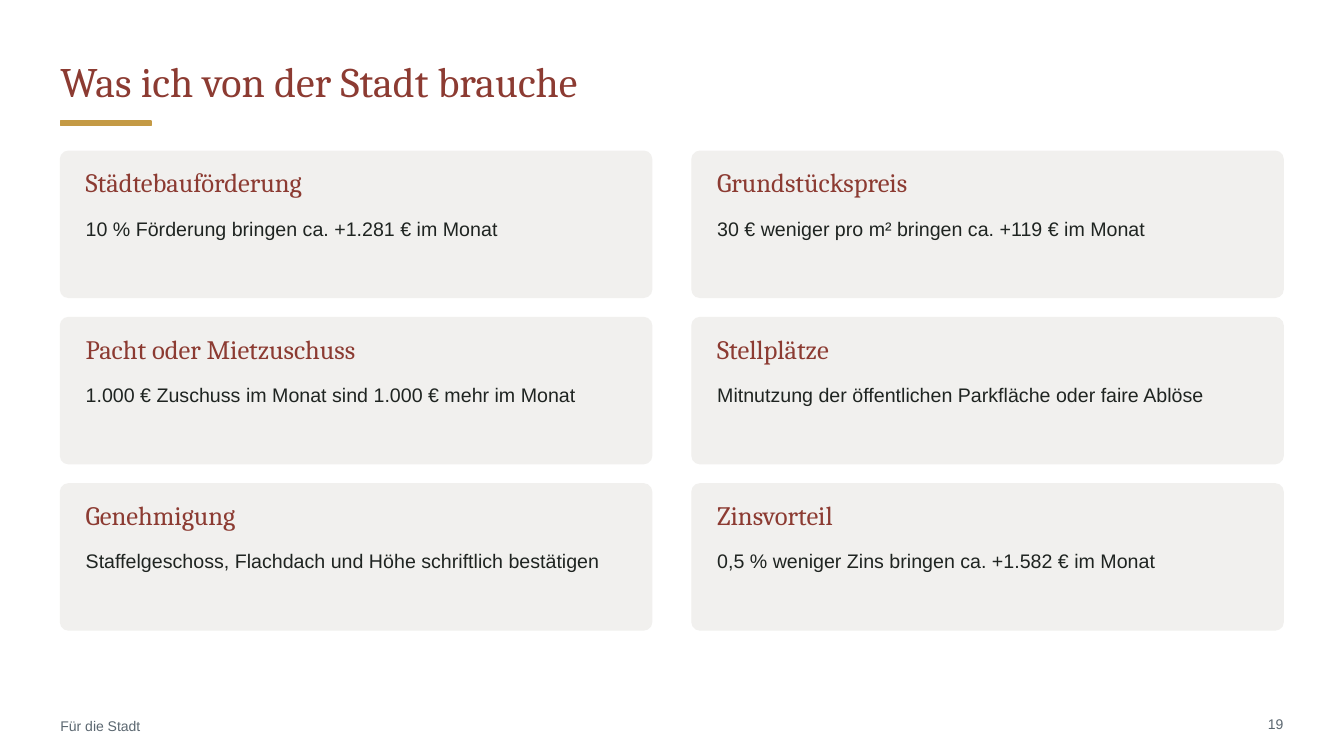
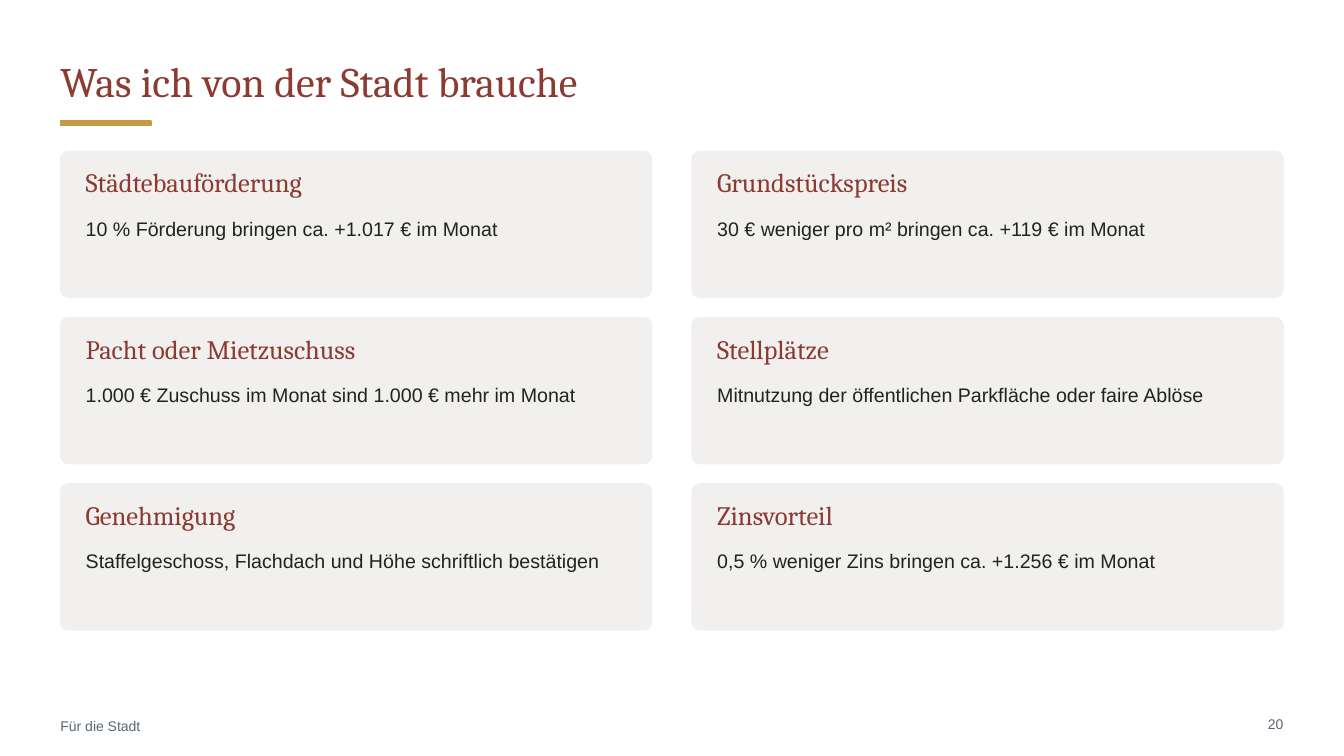
Before and after one commit to CartoonUsername/bau-projekt, a slide deck: slide 20 of praesentation/Neue-Mitte-Werlte_Baufeld3_6-Wohnungen_Gastro-EG.pptx (slide 19 before the commit). Drawn at 1344x756 pixels with LibreOffice and Linux fonts; fonts in the diff are those of the drawing. Boxes give left, top, right and bottom in pixels: in the first picture for what was removed or moved away, otherwise in the second. Text is boxed around its words. In the diff, an @@ line names an element or a change of style, - is before the commit and + after.

```diff
--- a/praesentation/Neue-Mitte-Werlte_Baufeld3_6-Wohnungen_Gastro-EG.pptx
+++ b/praesentation/Neue-Mitte-Werlte_Baufeld3_6-Wohnungen_Gastro-EG.pptx
@@ text at bbox=[86, 221, 498, 240]: text changed @@
-10 % Förderung bringen ca. +1.281 € im Monat
+10 % Förderung bringen ca. +1.017 € im Monat
@@ text at bbox=[717, 553, 1155, 572]: text changed @@
-0,5 % weniger Zins bringen ca. +1.582 € im Monat
+0,5 % weniger Zins bringen ca. +1.256 € im Monat
@@ page number at bbox=[1268, 719, 1284, 729]: text changed @@
-19
+20
```
Also in this commit, not shown: 13 other slides changed, 2 slides added, 7 other files.
